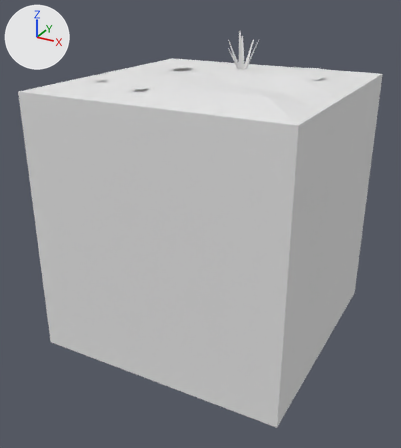
The FBX model Assets/Tiles/Blend/Blend Grass Dry 1.fbx, before and after one commit.
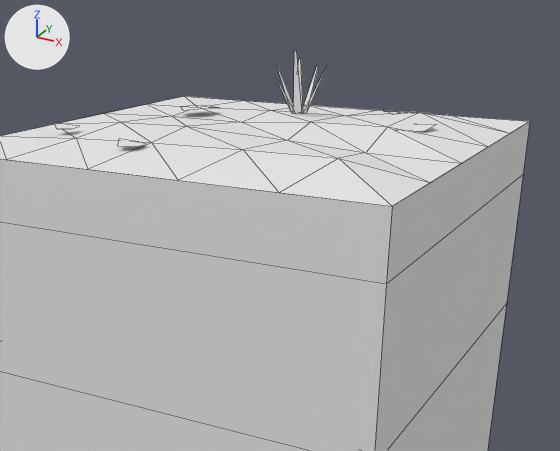
There are two pictures of each version: one whole from a camera (50 mm lens) standing at (1.93, -3.76, 1.75) and looking at (-0.04, -0.17, -0.05), one close up on the part from 15% to 100% of the width and 0% to 61% of the height. Lighting does not change. The marker at upper left points along +X, +Y and +Z. The older version's two pictures come first. The close-ups show mesh edges as thin lines. Where no turn or scale is listed for an object, it has been applied to the vertices. Vertices at exactly the same position are counted once.

In view in the first close-up: 'Blend Grass Dry 1'.
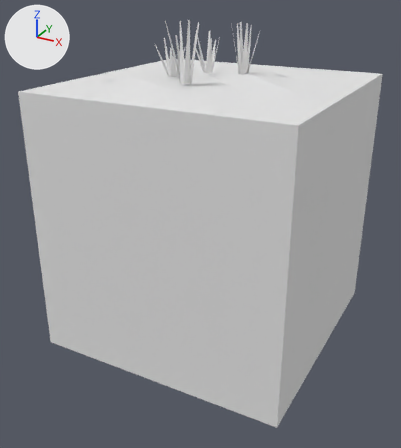
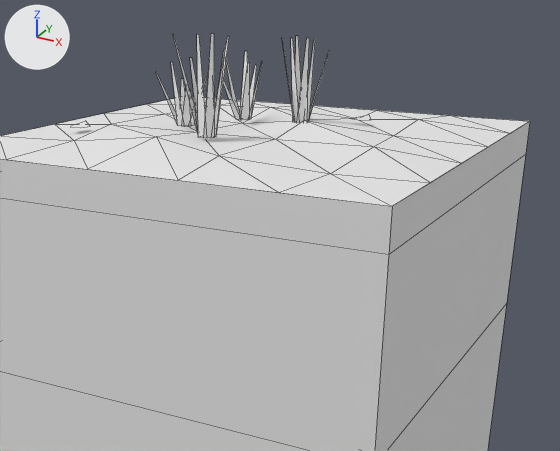
What differs and where, as boxes (x1, y1, x2, y2) in the close-ups (560 x 451 px; the box of a moved part takes in the faces that stretch with it):
'Blend Grass Dry 1', reshaped
    before: (0, 51, 530, 451)
    after: (0, 33, 530, 451)
part 1 of me_blend_grass_dry_1, moved or reshaped
    before: (181, 106, 217, 111)
    after: (71, 121, 89, 128)
part 2 of me_blend_grass_dry_1, moved or reshaped (not visible afterwards)
    before: (298, 59, 303, 111)
part 3 of me_blend_grass_dry_1, deleted
    before: (408, 124, 437, 131)
part 4 of me_blend_grass_dry_1, deleted
    before: (276, 78, 296, 114)
part 5 of me_blend_grass_dry_1, deleted
    before: (277, 66, 293, 113)
part 6 of me_blend_grass_dry_1, deleted
    before: (303, 64, 328, 114)
part 7 of me_blend_grass_dry_1, deleted
    before: (293, 51, 302, 114)
part 8 of me_blend_grass_dry_1, built on
    before: (55, 66, 399, 147)
    after: (58, 33, 371, 138)

The change, as a list of edits to the scene's bpy script:
```text
Change me_blend_grass_dry_1:
    used by ob_blend_grass_dry_1; location = (0.0, 0.0, 0.0)
    remove me_blend_grass_dry_1.from_pydata(...)  # 97 vertices, 74 faces; spans x -1.0..1.0, y -1.0..1.0, z -1.0..1.39
    add me_blend_grass_dry_1.from_pydata(...)  # 162 vertices, 91 faces; spans x -1.0..1.0, y -1.0..1.0, z -1.0..1.51
    me_blend_grass_dry_1 part 1: the loose piece of 5 vertices spanning x -0.61..-0.41, y 0.22..0.43, z 1.09..1.11 is turned 127 degrees about the z axis through its middle and scaled by 0.432, then moved by (-0.17, -0.74, 0.0)
    me_blend_grass_dry_1 part 2: the loose piece of 4 vertices spanning x -0.04..0.01, y 0.46..0.51, z 1.09..1.34 is moved by (0.14, -0.25, 0.0)
    me_blend_grass_dry_1 part 3: the loose piece of 5 vertices spanning x 0.54..0.74, y 0.17..0.37, z 1.09..1.11 is deleted
    me_blend_grass_dry_1 part 4: the loose piece of 4 vertices spanning x -0.08..0.0, y 0.33..0.43, z 1.09..1.26 is deleted
    me_blend_grass_dry_1 part 5: the loose piece of 4 vertices spanning x -0.13..-0.02, y 0.42..0.47, z 1.09..1.3 is deleted
    me_blend_grass_dry_1 part 6: the loose piece of 4 vertices spanning x 0.03..0.15, y 0.42..0.46, z 1.09..1.33 is deleted
    me_blend_grass_dry_1 part 7: the loose piece of 4 vertices spanning x -0.01..0.03, y 0.33..0.42, z 1.09..1.39 is deleted
    me_blend_grass_dry_1 part 8
    6 vertices are removed from x -0.77..0.37, y -0.68..0.61, z 1.09..1.11
    4 faces are deleted
    4 vertices in x -1.0..1.0, y -1.0..1.0, z 0.79 move by (0.0, 0.0, 0.1)
    29 vertices move from x -0.66..0.65, y -0.74..0.69, z 1.06..1.31 to x -0.63..0.63, y -0.64..0.64, z 1.05..1.35
    92 vertices are added at x -0.43..0.31, y -0.44..0.43, z 1.09..1.51
    26 new faces join them
```
